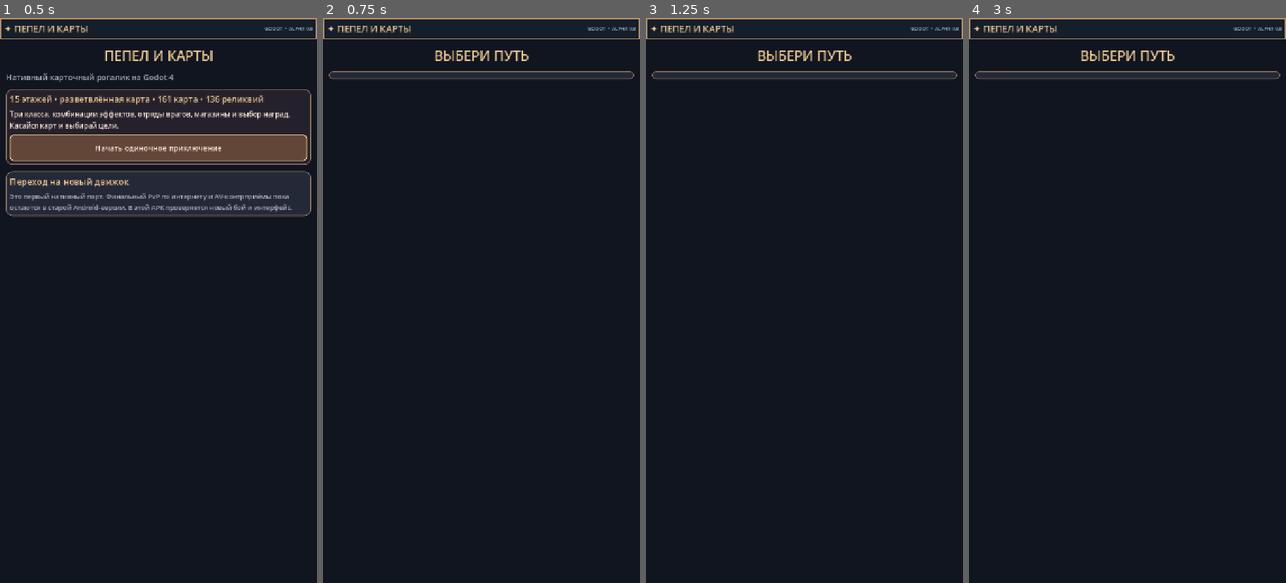
Above: before the commit, frames 1-4 (left to right).
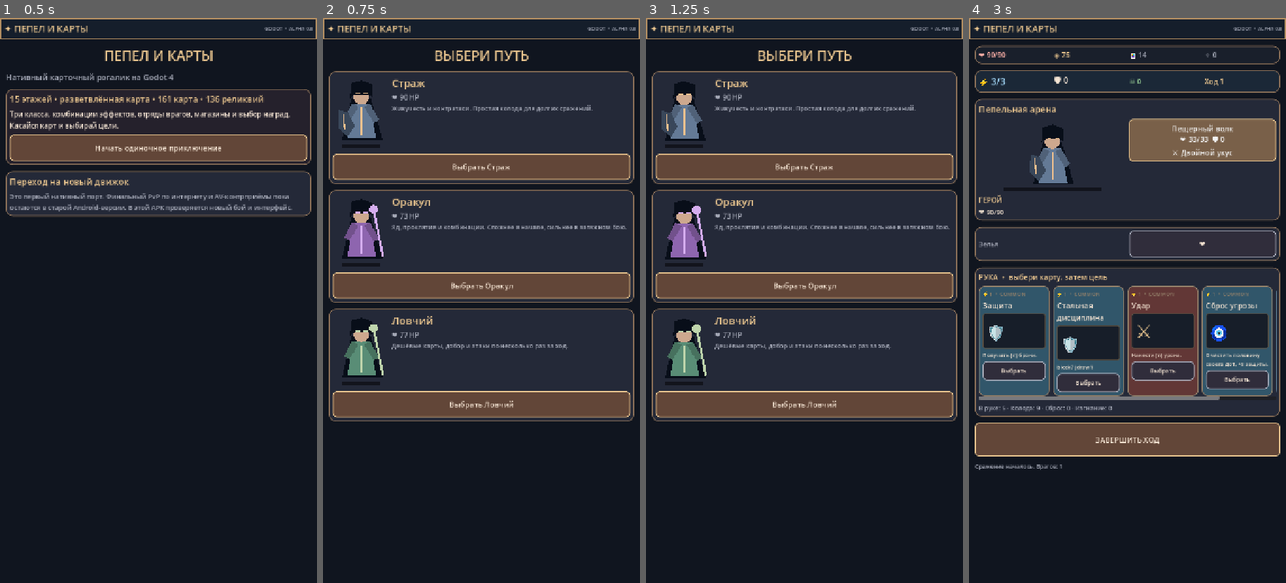
Above: after the commit, the same moments.

Repository: craftkot/Ddd
Game: Godot game, scene res://scenes/main.tscn
The game is run twice, just before and just after one commit, with the same random seed, the same clock (stepped at 60 frames per second) and the same inputs.
Inputs (mouse positions are in pixels of both pictures, inside the frame that each line leads up to):
- Up to frame 1 (0.5 s): no input
- Up to frame 2 (0.75 s): click "Начать одиночное приключение" at 0.5 s
- Up to frame 3 (1.25 s): no input
- Up to frame 4 (3 s): click (1127, 164) at 1.25 s, where only the run after the commit has a clickable "Выбрать Страж"; click (1124, 142) at 2 s, where only the run after the commit has a clickable "⚔ Бой"; click (1203, 142) at 2.75 s, where only the run after the commit has a clickable "Пещерный волк ❤ 33/33 🛡 0 ⚔ Д…"

Frame 1 is identical in both runs. In frame 2, 55% of the frame differs, in the area x 1-99%, y 9-72%; in frame 3, 55%; in frame 4, 55%.
Error before the commit: Parse Error: Too few arguments for "draw_ellipse()" call. Expected at least 4 but received 3. (res://scripts/actor.gd:25)

Commit message:
fix(godot): use supported CanvasItem drawing and safe GUI callback

Diff:
--- a/godot-duel/scripts/actor.gd
+++ b/godot-duel/scripts/actor.gd
@@ -22,7 +22,7 @@
  if kind=="hunter" or kind=="slime" or kind=="hound":cloth=Color("#598d76");trim=Color("#bfd5ac")
  if kind=="boss" or kind=="bandit":cloth=Color("#a65757");trim=Color("#f2a77c")
  draw_set_transform(Vector2.ZERO)
- draw_ellipse(Vector2(cx,h*.94),Vector2(w*.33,7),Color(0,0,0,.5))
+ draw_rect(Rect2(cx-w*.33,h*.93,w*.66,7),Color(0,0,0,.5),true)
  # Shrouded body, cape and shoulders.
  var y=wave
  draw_colored_polygon(PackedVector2Array([Vector2(cx-22,h*.30+y),Vector2(cx+21,h*.3+y),Vector2(cx+49,h*.87+y),Vector2(cx-44,h*.87+y)]),shadow)
